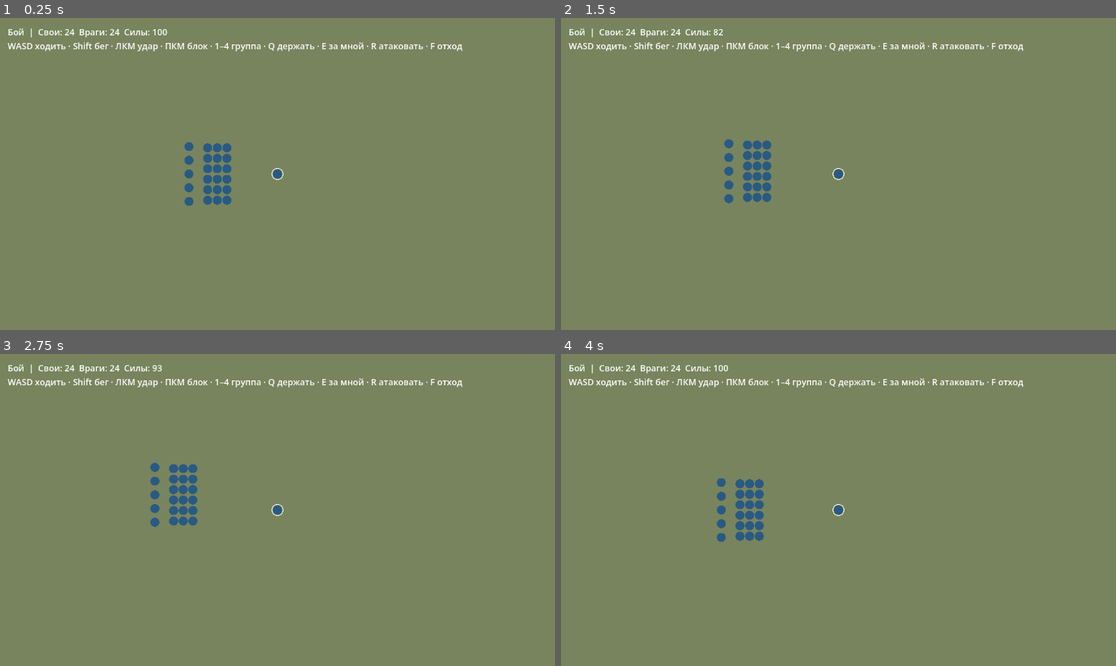
Above: before the commit, frames 1-4 (two rows, left to right).
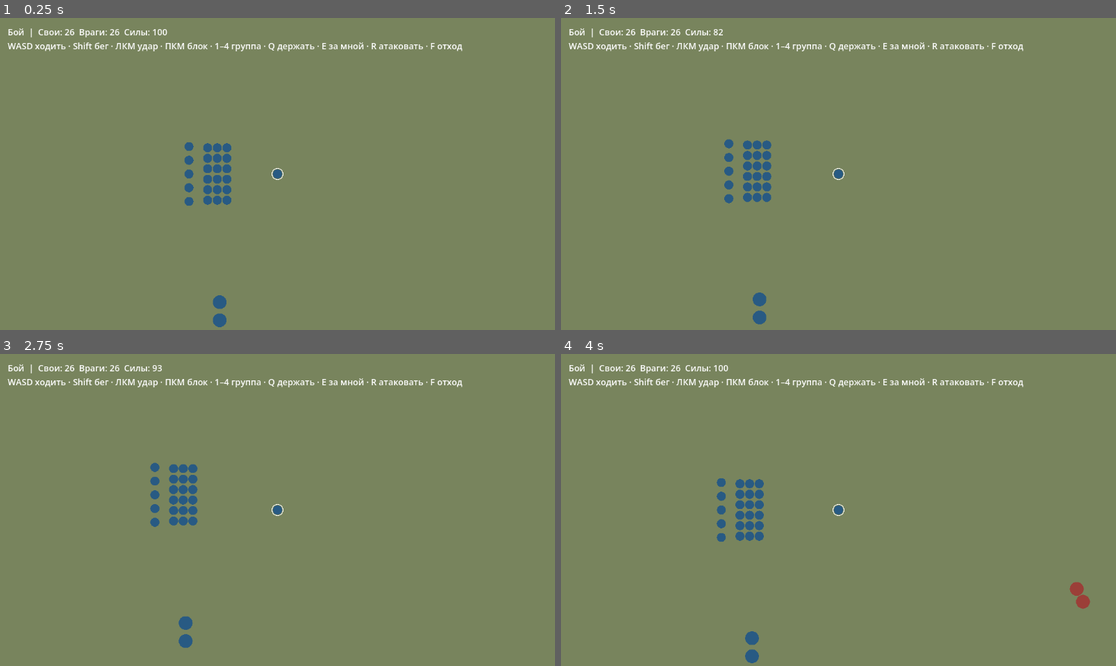
Above: after the commit, the same moments.

Repository: akglebak16/iron-standard
Game: Godot game, scene res://app/main.tscn
Same seed, same stepped clock (60 frames per second), same inputs: the game is played once before the commit and once after it.
Inputs (mouse positions are in pixels of both pictures, inside the frame that each line leads up to):
- Up to frame 1 (0.25 s): no input
- Up to frame 2 (1.5 s): tap Enter at 0.5 s; move the mouse to (960, 158) at 0.52 s; hold D 0.53-1.28 s; hold Shift 0.53-1.28 s; click (960, 158) at 0.67 s; move the mouse to (727, 189) at 1.27 s; hold S from 1.28 s (still down); tap 1 at 1.35 s
- Up to frame 3 (2.75 s): move the mouse to (333, 441) at 2.02 s; release S at 2.03 s; hold D from 2.03 s (still down); tap 2 at 2.1 s
- Up to frame 4 (4 s): move the mouse to (810, 572) at 2.77 s; release D at 2.78 s; hold W 2.78-3.53 s; tap 3 at 2.85 s; click (810, 572) at 2.92 s; move the mouse to (1005, 556) at 3.52 s; hold A from 3.53 s (still down); tap 4 at 3.6 s

The runs differ from the first frame. In frame 1, 0.2% of the frame differs, in the area x 12-41%, y 3-100%; in frame 2, 0.2%; in frame 3, 0.2%; in frame 4, 0.4%, in the area x 12-96%, y 3-100%.

Commit message:
Перенести конный натиск в бой Godot

Diff:
--- a/godot/battle/application/session.gd
+++ b/godot/battle/application/session.gd
@@ -46,7 +46,7 @@
 		_state.give_order(command.order, command.point, command.selection)
 	_orders.clear()
 	HeroControl.step(_state, _hero, _input, dt, _rng)
-	var spatial_index = Movement.step(_state, dt, _hero.position, _hero.facing)
+	var spatial_index = Movement.step(_state, dt, _hero.position, _hero.facing, _rng)
 	CombatStep.step(_state, dt, _rng, spatial_index)
 	Morale.advance(_state, dt)
 	_tick += 1
--- a/godot/battle/config.gd
+++ b/godot/battle/config.gd
@@ -74,6 +74,20 @@
 const HERO_SHIELD_ACTIVE_ARROW_MULTIPLIER := 1.5
 const HERO_SHIELD_IDLE_ARROW_MULTIPLIER := 0.5
 const ANTI_CAVALRY_MULTIPLIER := 1.7
+const CHARGE_MIN_SPEED := 80.0
+const CHARGE_EXTRA_REACH := 5.0
+const CHARGE_COOLDOWN := 1.7
+const CHARGE_BASE_DAMAGE := 0.6
+const CHARGE_SPEED_DAMAGE_DIVISOR := 150.0
+const CHARGE_ANTI_DAMAGE_MULTIPLIER := 0.45
+const CHARGE_BLOCK_DAMAGE_MULTIPLIER := 0.4
+const CHARGE_FRONT_ARC := 1.1
+const CHARGE_COUNTER_DAMAGE := 16.0
+const CHARGE_COUNTER_RANDOM_MIN := 0.8
+const CHARGE_COUNTER_RANDOM_MAX := 1.3
+const CHARGE_KNOCKBACK := 15.0
+const CHARGE_ATTACKER_VELOCITY_MULTIPLIER := 0.4
+const CHARGE_ATTACK_COOLDOWN := 0.45
 const SHOT_SPEED := 620.0
 const THROW_SPEED := 460.0
 const PROJECTILE_START_DELAY := 0.16
--- a/godot/battle/data/army_builder.gd
+++ b/godot/battle/data/army_builder.gd
@@ -31,7 +31,7 @@
 			unit.attack_range = float(troop.get("range", 0))
 			unit.mounted = bool(troop.mounted)
 			unit.attack_interval = float(troop.cd)
-			unit.melee_reach = float(troop.get("reach", Config.DEFAULT_MELEE_REACH))
+			unit.melee_reach = Config.DEFAULT_MELEE_REACH + float(troop.get("reach", 0))
 			unit.block_chance = float(troop.get("block", 0))
 			unit.shield_block = float(troop.get("shb", 0))
 			unit.accuracy = float(troop.get("acc", 0))
--- a/godot/battle/data/demo_battle.tres
+++ b/godot/battle/data/demo_battle.tres
@@ -7,7 +7,7 @@
 seed = 4017
 player_faction = "nord"
 enemy_faction = "emp"
-player_army = Array[Dictionary]([{"type": "n1", "n": 18}, {"type": "n2a", "n": 5}])
-enemy_army = Array[Dictionary]([{"type": "e1", "n": 20}, {"type": "e2a", "n": 4}])
+player_army = Array[Dictionary]([{"type": "n1", "n": 18}, {"type": "n2a", "n": 5}, {"type": "n3c", "n": 2}])
+enemy_army = Array[Dictionary]([{"type": "e1", "n": 20}, {"type": "e2a", "n": 4}, {"type": "e3c", "n": 2}])
 hero_troop = "n3"
 hero_position = Vector2(780, 850)
--- a/godot/battle/model/unit.gd
+++ b/godot/battle/model/unit.gd
@@ -33,6 +33,7 @@
 var mass: float = Config.FOOT_MASS
 var attack_interval: float = 1.0
 var attack_cooldown: float = 0.0
+var charge_cooldown: float = 0.0
 var melee_reach: float = Config.DEFAULT_MELEE_REACH
 var block_chance: float = 0.0
 var shield_block: float = 0.0 # Troop shield arrow bonus; hero gear will supply its own value later.
--- /dev/null
+++ b/godot/battle/rules/charge.gd
@@ -0,0 +1,29 @@
+extends RefCounted
+## Port of src/03_battle.js chargeHit(), called from the melee movement mode.
+const Config = preload("res://battle/config.gd")
+const State = preload("res://battle/model/state.gd")
+const Unit = preload("res://battle/model/unit.gd")
+const Block = preload("res://battle/rules/block.gd")
+
+static func can_hit(attacker: Unit, target: Unit) -> bool:
+	if not attacker.mounted or attacker.attack_range > 0.0 or attacker.charge_cooldown > 0.0 or attacker.velocity.length() <= Config.CHARGE_MIN_SPEED:
+		return false
+	if target == null or target.side == attacker.side or target.dead or target.gone:
+		return false
+	return attacker.position.distance_to(target.position) < attacker.collision_radius + target.collision_radius + attacker.melee_reach + Config.CHARGE_EXTRA_REACH
+
+static func hit(battle: State, attacker: Unit, target: Unit, rng: RandomNumberGenerator) -> int:
+	var speed := attacker.velocity.length()
+	attacker.charge_cooldown = Config.CHARGE_COOLDOWN
+	var damage: float = attacker.damage * (Config.CHARGE_BASE_DAMAGE + speed / Config.CHARGE_SPEED_DAMAGE_DIVISOR)
+	var incoming := (attacker.position - target.position).angle()
+	var front := absf(wrapf(incoming - target.facing, -PI, PI)) < Config.CHARGE_FRONT_ARC
+	if target.anti_cavalry and front and not target.fleeing:
+		damage *= Config.CHARGE_ANTI_DAMAGE_MULTIPLIER
+		battle.hurt(attacker, Config.CHARGE_COUNTER_DAMAGE * rng.randf_range(Config.CHARGE_COUNTER_RANDOM_MIN, Config.CHARGE_COUNTER_RANDOM_MAX), target)
+	elif front and Block.check(target, incoming, false, rng):
+		damage *= Config.CHARGE_BLOCK_DAMAGE_MULTIPLIER
+	target.position -= Vector2(cos(incoming), sin(incoming)) * (Config.CHARGE_KNOCKBACK / target.mass)
+	attacker.velocity *= Config.CHARGE_ATTACKER_VELOCITY_MULTIPLIER
+	attacker.attack_cooldown = maxf(attacker.attack_cooldown, Config.CHARGE_ATTACK_COOLDOWN)
+	return battle.hurt(target, damage, attacker) if not target.dead and not target.gone else 0
--- a/godot/battle/rules/movement.gd
+++ b/godot/battle/rules/movement.gd
@@ -5,8 +5,9 @@
 const Group = preload("res://battle/model/group.gd")
 const Targeting = preload("res://battle/rules/targeting.gd")
 const SpatialIndex = preload("res://battle/rules/spatial_index.gd")
+const Charge = preload("res://battle/rules/charge.gd")
 
-static func step(battle: State, dt: float, hero_position: Vector2, hero_facing: float = 0.0) -> SpatialIndex:
+static func step(battle: State, dt: float, hero_position: Vector2, hero_facing: float = 0.0, rng: RandomNumberGenerator = null) -> SpatialIndex:
 	if dt <= 0.0:
 		return null
 	var foe := battle.centroid(1)
@@ -23,6 +24,7 @@
 		var unit: Unit = battle.units[unit_index]
 		if unit.dead or unit.gone or unit.hero:
 			continue
+		unit.charge_cooldown -= dt
 		var group: Group = battle.groups[unit.side][unit.group_kind]
 		var destination: Vector2 = group.slot_position(unit, battle.arena_size)
 		var velocity_scale := 1.0
@@ -33,6 +35,11 @@
 			var enemy: Unit = Targeting.nearest_enemy(battle, unit, index)
 			if enemy != null:
 				destination = enemy.position
+				if rng != null and Charge.can_hit(unit, enemy):
+					Charge.hit(battle, unit, enemy, rng)
+					destination = enemy.position
+					if index != null:
+						index.update(battle.units.find(enemy))
 		_steer(unit, destination, unit.speed * velocity_scale, dt)
 		unit.position += unit.velocity * dt
 		if unit.fleeing and (unit.position.x < -Config.FLEE_EXIT_PADDING or unit.position.x > battle.arena_size.x + Config.FLEE_EXIT_PADDING):
--- a/godot/battle/tests/data/test_catalog_spawn.gd
+++ b/godot/battle/tests/data/test_catalog_spawn.gd
@@ -27,6 +27,7 @@
 	assert(battle.groups[0][Config.GROUP_INFANTRY].units.size() == 10)
 	assert(battle.groups[0][Config.GROUP_CAVALRY].units.size() == 5)
 	assert(battle.units[0].hp == 60.0 and battle.units[0].weight == 1.0)
+	assert(battle.units[0].melee_reach == Config.DEFAULT_MELEE_REACH + float(catalog.get_troop("n1").reach))
 	assert(battle.units[0].shield_block == float(catalog.get_troop("n1").get("shb", 0)))
 	var massive = BattleState.new()
 	massive.setup_groups()
--- a/godot/battle/tests/presentation/test_scene.gd
+++ b/godot/battle/tests/presentation/test_scene.gd
@@ -12,12 +12,12 @@
 	await process_frame
 	var view = scene.get_node("Battle")
 	var frame: Dictionary = view.get_battle_snapshot()
-	assert(frame.units.size() == 48)
-	assert(frame.counts == [24, 24])
+	assert(frame.units.size() == 52)
+	assert(frame.counts == [26, 26])
 	assert(frame.outcome == Session.Outcome.RUNNING)
 	assert(view.get_node("Hud/Status").text.contains("Свои"))
 	frame.units.clear()
-	assert(view.get_battle_snapshot().units.size() == 48)
+	assert(view.get_battle_snapshot().units.size() == 52)
 	await physics_frame
 	await process_frame
 	assert(view.get_battle_snapshot().tick > 0)
--- /dev/null
+++ b/godot/battle/tests/rules/test_charge.gd
@@ -0,0 +1,113 @@
+extends SceneTree
+const Charge = preload("res://battle/rules/charge.gd")
+const Movement = preload("res://battle/rules/movement.gd")
+const State = preload("res://battle/model/state.gd")
+const Unit = preload("res://battle/model/unit.gd")
+const Damage = preload("res://battle/rules/damage.gd")
+const Config = preload("res://battle/config.gd")
+
+func _initialize() -> void:
+	_check_plain_hit()
+	_check_anti_cavalry()
+	_check_block_and_direction()
+	_check_movement_integration()
+	print("Charge tests passed")
+	quit(0)
+
+func _pair() -> Dictionary:
+	var battle := State.new()
+	battle.setup_groups()
+	var rider := Unit.new(0, 0, Vector2(100, 100), 100, 0, 2)
+	rider.mounted = true
+	rider.collision_radius = Config.HORSE_COLLISION_RADIUS
+	rider.mass = Config.HORSE_MASS
+	rider.velocity = Vector2(Config.CHARGE_MIN_SPEED + 20.0, 0)
+	rider.speed = 140
+	rider.damage = 30
+	var target := Unit.new(1, 1, Vector2(130, 100), 100, 0, 1)
+	target.facing = PI
+	battle.add_grouped_unit(rider, Config.GROUP_CAVALRY)
+	battle.add_grouped_unit(target, Config.GROUP_INFANTRY)
+	return {"battle": battle, "rider": rider, "target": target}
+
+func _check_plain_hit() -> void:
+	var pair := _pair()
+	var rider: Unit = pair.rider
+	var target: Unit = pair.target
+	var rng := RandomNumberGenerator.new()
+	rng.seed = 31
+	assert(Charge.can_hit(rider, target))
+	var expected_raw: float = rider.damage * (Config.CHARGE_BASE_DAMAGE + rider.velocity.length() / Config.CHARGE_SPEED_DAMAGE_DIVISOR)
+	var expected: int = Damage.after_armor(expected_raw, target.armor)
+	assert(Charge.hit(pair.battle, rider, target, rng) == expected)
+	assert(target.hp == 100 - expected)
+	assert(target.position.is_equal_approx(Vector2(130 + Config.CHARGE_KNOCKBACK, 100)))
+	assert(rider.velocity.is_equal_approx(Vector2(40, 0)))
+	assert(rider.attack_cooldown == Config.CHARGE_ATTACK_COOLDOWN)
+	assert(rider.charge_cooldown == Config.CHARGE_COOLDOWN)
+	assert(not Charge.can_hit(rider, target))
+	rider.charge_cooldown = 0
+	assert(not Charge.can_hit(rider, target)) # Speed now below threshold.
+	rider.velocity = Vector2(Config.CHARGE_MIN_SPEED, 0)
+	assert(not Charge.can_hit(rider, target))
+	rider.velocity = Vector2(Config.CHARGE_MIN_SPEED + 1.0, 0)
+	rider.attack_range = 200
+	assert(not Charge.can_hit(rider, target)) # Mounted archer uses skirmish mode.
+	rider.attack_range = 0
+	target.gone = true
+	assert(not Charge.can_hit(rider, target))
+
+func _check_anti_cavalry() -> void:
+	var pair := _pair()
+	var rider: Unit = pair.rider
+	var target: Unit = pair.target
+	target.anti_cavalry = true
+	target.block_chance = 1.0
+	var rng := RandomNumberGenerator.new()
+	rng.seed = 42
+	var expected_rng := RandomNumberGenerator.new()
+	expected_rng.seed = rng.seed
+	var counter_raw: float = Config.CHARGE_COUNTER_DAMAGE * expected_rng.randf_range(Config.CHARGE_COUNTER_RANDOM_MIN, Config.CHARGE_COUNTER_RANDOM_MAX)
+	var expected_counter: int = Damage.after_armor(counter_raw, rider.armor)
+	var expected_charge: int = Damage.after_armor(rider.damage * (Config.CHARGE_BASE_DAMAGE + rider.velocity.length() / Config.CHARGE_SPEED_DAMAGE_DIVISOR) * Config.CHARGE_ANTI_DAMAGE_MULTIPLIER, target.armor)
+	assert(Charge.hit(pair.battle, rider, target, rng) == expected_charge)
+	assert(rider.hp == 100 - expected_counter)
+	assert(target.hp == 100 - expected_charge)
+	assert(rng.state == expected_rng.state) # Anti-cavalry response skips the block roll.
+
+func _check_block_and_direction() -> void:
+	var pair := _pair()
+	var rider: Unit = pair.rider
+	var target: Unit = pair.target
+	target.block_chance = 1.0
+	var rng := RandomNumberGenerator.new()
+	rng.seed = 3
+	var expected: int = Damage.after_armor(rider.damage * (Config.CHARGE_BASE_DAMAGE + rider.velocity.length() / Config.CHARGE_SPEED_DAMAGE_DIVISOR) * Config.CHARGE_BLOCK_DAMAGE_MULTIPLIER, 0)
+	assert(Charge.hit(pair.battle, rider, target, rng) == expected)
+	var rear := _pair()
+	rear.target.facing = 0.0
+	rear.target.anti_cavalry = true
+	rear.target.block_chance = 1.0
+	var rear_rng := RandomNumberGenerator.new()
+	assert(Charge.hit(rear.battle, rear.rider, rear.target, rear_rng) > expected)
+	assert(rear.rider.hp == 100) # Neither counterattack nor frontal block applies from behind.
+	var fleeing := _pair()
+	fleeing.target.anti_cavalry = true
+	fleeing.target.fleeing = true
+	var flee_rng := RandomNumberGenerator.new()
+	Charge.hit(fleeing.battle, fleeing.rider, fleeing.target, flee_rng)
+	assert(fleeing.rider.hp == 100)
+
+func _check_movement_integration() -> void:
+	var pair := _pair()
+	var battle: State = pair.battle
+	var rider: Unit = pair.rider
+	var target: Unit = pair.target
+	battle.groups[0][Config.GROUP_CAVALRY].order = Config.ORDER_CHARGE
+	var rng := RandomNumberGenerator.new()
+	Movement.step(battle, 0.01, Vector2.ZERO, 0.0, rng)
+	assert(target.hp < 100)
+	assert(rider.charge_cooldown > 0)
+	var hp_after_hit: float = target.hp
+	Movement.step(battle, 0.01, Vector2.ZERO, 0.0, rng)
+	assert(target.hp == hp_after_hit) # Cooldown prevents a second charge.
Not shown, changed: CHANGELOG.md
Not shown, changed: godot/ARCHITECTURE.md
Not shown, changed: godot/MIGRATION_CHECKLIST.md
Not shown, changed: godot/battle/PARITY.md
Not shown, changed: shareness/lessons.md
